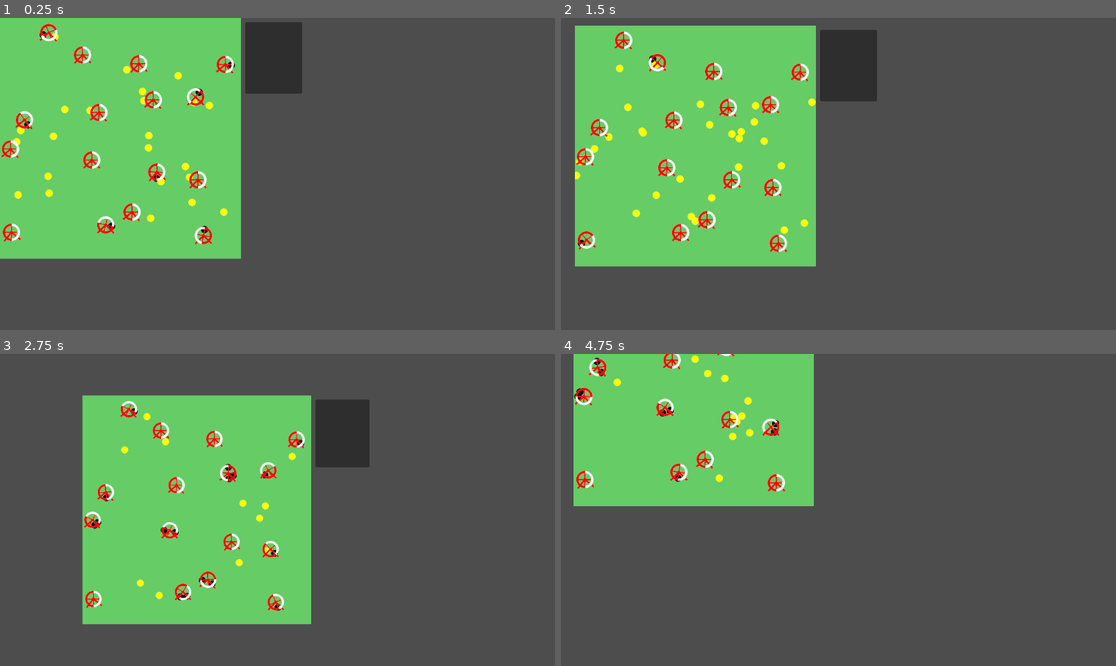
Above: before the commit, frames 1-4 (two rows, left to right).
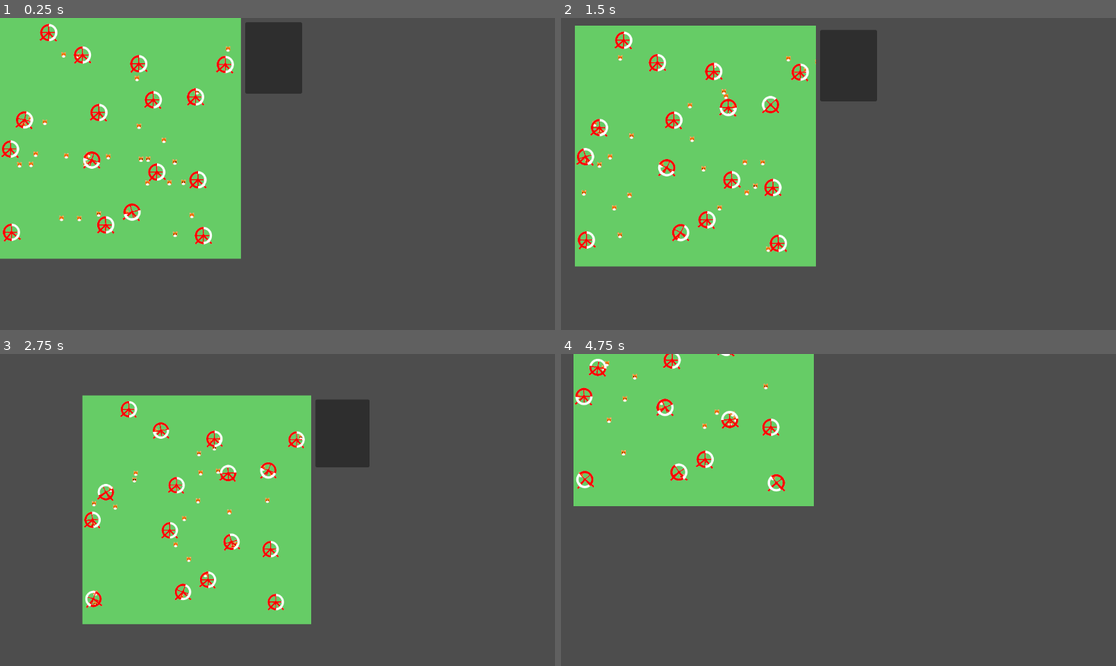
Above: after the commit, the same moments.

Repository: ErikSeewald/Pronicula
Game: Godot game, scene res://scenes/Hamsters.tscn
Two runs of this game, one before a commit and one after it. Both use one fixed random seed, a clock stepped at 60 frames per second and the inputs below.
Inputs (mouse positions are in pixels of both pictures, inside the frame that each line leads up to):
- Up to frame 1 (0.25 s): no input
- Up to frame 2 (1.5 s): move the mouse to (960, 158) at 0.52 s; hold Middle mouse button (move_around) 0.53-1.25 s; click (960, 158) at 0.67 s; drag from (727, 189) to (810, 236) at 1.27 s
- Up to frame 3 (2.75 s): move the mouse to (333, 441) at 2.02 s; tap Mouse wheel down (zoom_out) at 2.1 s; click (333, 441) at 2.17 s
- Up to frame 4 (4.75 s): drag from (810, 572) to (672, 463) at 2.77 s; move the mouse to (1005, 556) at 3.52 s; tap Mouse wheel up (zoom_in) at 3.6 s; click (1005, 556) at 3.67 s; drag from (672, 463) to (755, 432) at 4.27 s

The runs differ from the first frame. In frame 1, 1.5% of the frame differs, in the area x 2-43%, y 1-73%; in frame 2, 1.5%; in frame 3, 1.3%; in frame 4, 1.1%.

Commit message:
hamster heads

Diff:
--- a/scenes/Hamsters.tscn
+++ b/scenes/Hamsters.tscn
@@ -6,14 +6,14 @@
 
 [sub_resource type="ShaderMaterial" id="ShaderMaterial_58ydm"]
 shader = ExtResource("2_dters")
-shader_parameter/time = 233.085
+shader_parameter/time = 22.71
 shader_parameter/size = 12.0
 shader_parameter/seed = 8
 shader_parameter/jitter_intensity = 2.0
 shader_parameter/inner_wheel_size = 0.3
 shader_parameter/outer_wheel_size = 0.445
 shader_parameter/hamster_count = 30
-shader_parameter/hamster_size = 0.2
+shader_parameter/hamster_size = 0.13
 shader_parameter/background_col = Color(0.4, 0.8, 0.4, 1)
 
 [node name="Hamsters" type="Node2D"]
--- a/shaders/demos/hamsters/hamsters.gdshader
+++ b/shaders/demos/hamsters/hamsters.gdshader
@@ -15,7 +15,7 @@
 
 group_uniforms hamsters;
 uniform uint hamster_count = 1;
-uniform float hamster_size = 0.2;
+uniform float hamster_size = 0.13;
 
 group_uniforms colors;
 uniform vec3 background_col: source_color = vec3(0.4, 0.8, 0.4);
@@ -93,13 +93,61 @@
 {
 	// Origin already at hamster center
 	vec4 value = vec4(1.0, 1.0, 1.0, 0.0);
-
-	float alpha = -(length(uv) - hamster_size);
-
+	float alpha = 0.0;
+	const vec3 hamster_col = vec3(1.0, 0.45, 0.0);
+	const vec3 hamster_skin = vec3(1.0, 0.8, 0.8);
+	const vec3 hamster_skin_darker = vec3(1.0, 0.6, 0.6);
+
+	// EARS
+	vec2 ear_A_offset = vec2(0.6, 0.9) * hamster_size;
+	vec2 ear_B_offset = vec2(-0.6, 0.9) * hamster_size;
+	float ear_A = -sd_circle(uv + ear_A_offset, hamster_size * 0.4);
+	float ear_B = -sd_circle(uv + ear_B_offset, hamster_size * 0.4);
+
+	alpha = max(alpha, max(ear_A, ear_B));
 	float aa = fwidth(alpha);
-	vec4 circ = vec4(color, 1.0);
-
-	value = mix(value, circ, smoothstep(0.0, aa, alpha));
+	value = mix(value, vec4(hamster_col, 1.0), smoothstep(0.0, aa, alpha));
+
+	float inner_ear_A = -sd_circle(uv + ear_A_offset, hamster_size * 0.25);
+	float inner_ear_B = -sd_circle(uv + ear_B_offset, hamster_size * 0.25);
+
+	alpha = max(inner_ear_A, inner_ear_B);
+	value = mix(value, vec4(hamster_skin, 1.0), smoothstep(0.0, aa, alpha));
+
+	// BODY
+	float head = -sd_circle(uv, hamster_size);
+	float head_white = -sd_circle(uv + vec2(0.0, -0.5) * hamster_size, hamster_size * 0.7);
+
+	alpha = head;
+	aa = fwidth(alpha);
+	value = mix(value, vec4(hamster_col, 1.0), smoothstep(0.0, aa, alpha));
+
+	alpha = min(head_white, head);
+	aa = fwidth(alpha);
+	value = mix(value, vec4(1.0), smoothstep(0.0, aa, alpha));
+
+	// FACE
+	float eye_A = -sd_circle(uv + vec2(0.4, 0.2) * hamster_size, hamster_size * 0.22);
+	float eye_B = -sd_circle(uv + vec2(-0.4, 0.2) * hamster_size, hamster_size * 0.22);
+	float mouth = -sd_circle(uv + vec2(0.0, -0.5) * hamster_size, hamster_size * 0.1);
+
+	alpha = max(mouth, max(eye_A, eye_B));
+	aa = fwidth(alpha);
+	value = mix(value, vec4(vec3(0.0), 1.0), smoothstep(0.0, aa, alpha));
+
+	float eye_sparkle_A = -sd_circle(uv + vec2(0.32, 0.28) * hamster_size, hamster_size * 0.075);
+	float eye_sparkle_B = -sd_circle(uv + vec2(-0.32, 0.28) * hamster_size, hamster_size * 0.075);
+
+	alpha = max(eye_sparkle_A, eye_sparkle_B);
+	aa = fwidth(alpha);
+	value = mix(value, vec4(1.0), smoothstep(0.0, aa, alpha));
+
+	float nose = -sd_circle(uv, hamster_size * 0.25);
+
+	alpha = nose;
+	aa = fwidth(alpha);
+	value = mix(value, vec4(hamster_skin_darker, 1.0), smoothstep(0.0, aa, alpha));
+
 	return value;
 }
 
@@ -193,7 +241,7 @@
 		}
 
 		float d = length(coords - cur_hamster);
-		if (d < hamster_size + 0.1)
+		if (d < hamster_size * 1.5)
 		{
 			vec3 hamster_col = vec3(1.0, 1.0, 0.0);
 			/*switch (int(tt))
Not shown, changed: shaders/util/sdf.gdshaderinc
